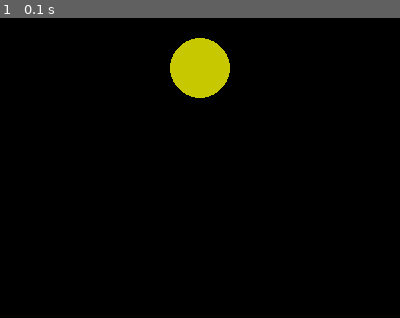
Above: before the commit, frame 1.
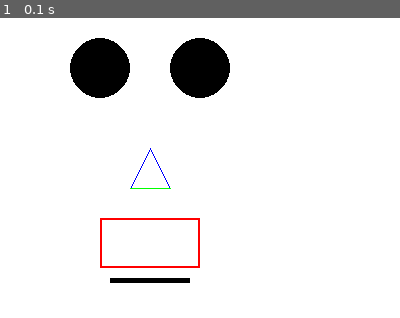
Above: after the commit, the same moment.

Repository: mnguyen4/learning-py-game
Game: pygame game, started from src/game-main.py
Two runs of this game, one before a commit and one after it. Both use one fixed random seed, a clock stepped at 60 frames per second and the inputs below.
Inputs:
- Up to frame 1 (0.1 s): no input

The runs differ from the first frame. In frame 1, 97% of the frame differs, in the area x 0-100%, y 0-100%.

Commit message:
Draw simple shapes.

Diff:
--- a/src/game-main.py
+++ b/src/game-main.py
@@ -2,13 +2,28 @@
 import sys
 from pygame.locals import *
 
+# initialization
 pygame.init()
-
-# main game loop
+FRAME_RATE = 60
+fps = pygame.time.Clock()
+BLACK = (0, 0, 0)
+WHITE = (255, 255, 255)
+RED = (255, 0, 0)
+GREEN = (0, 255, 0)
+BLUE = (0, 0, 255)
+DISPLAY_SURF = pygame.display.set_mode((400, 300))
+DISPLAY_SURF.fill(WHITE)
+pygame.display.set_caption("The Game")
+# draw
+pygame.draw.line(DISPLAY_SURF, BLUE, (150, 130), (130, 170))
+pygame.draw.line(DISPLAY_SURF, BLUE, (150, 130), (170, 170))
+pygame.draw.line(DISPLAY_SURF, GREEN, (130, 170), (170, 170))
+pygame.draw.circle(DISPLAY_SURF, BLACK, (100, 50), 30)
+pygame.draw.circle(DISPLAY_SURF, BLACK, (200, 50), 30)
+pygame.draw.rect(DISPLAY_SURF, RED, (100, 200, 100, 50), 2)
+pygame.draw.rect(DISPLAY_SURF, BLACK, (110, 260, 80, 5))
 while True:
-    # todo
-    DISPLAY_SURF = pygame.display.set_mode((400, 300))
-    pygame.draw.circle(DISPLAY_SURF, pygame.Color(200, 200, 0), (200, 50), 30)
+    fps.tick(60)
     pygame.display.update()
     for event in pygame.event.get():
         if event.type == QUIT:
